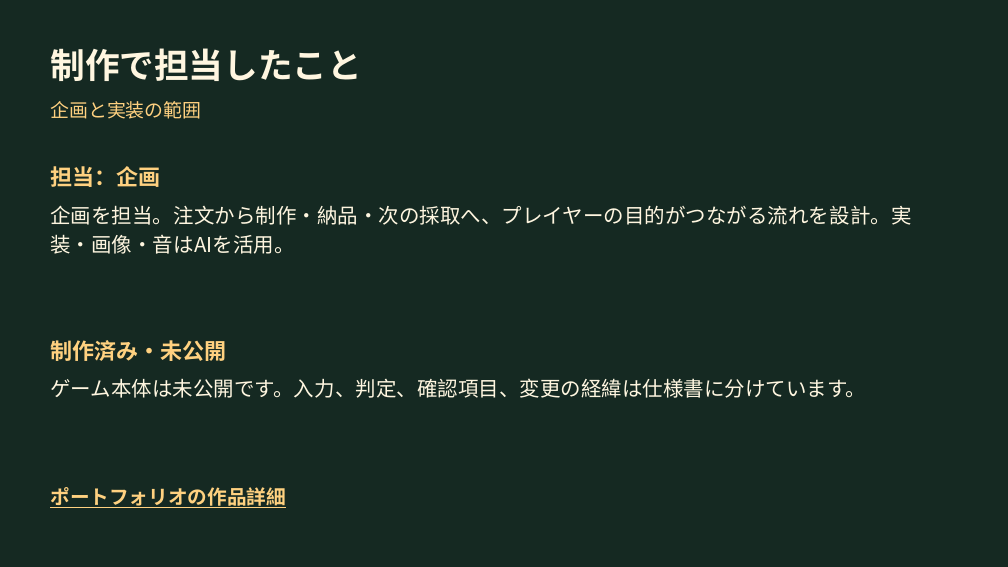
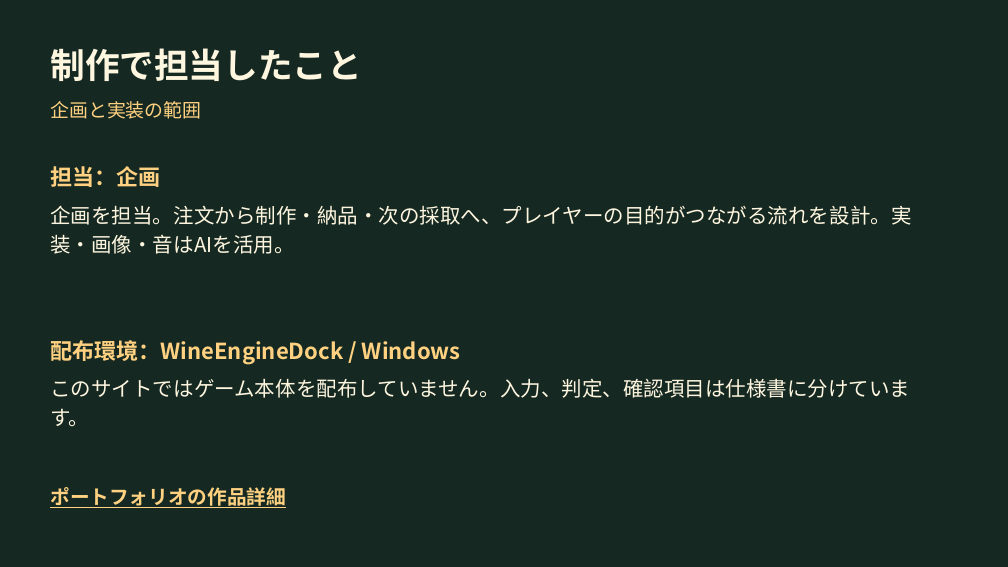
Before and after one commit to kuon-haruto/portfolio, a slide deck: slide 4 of documents/proposals/adventurers-shop_proposal.pptx. Drawn at 1008x567 pixels with LibreOffice and Linux fonts; fonts in the diff are those of the drawing. Boxes give left, top, right and bottom in pixels: in the first picture for what was removed or moved away, otherwise in the second. Text is boxed around its words. In the diff, an @@ line names an element or a change of style, - is before the commit and + after.

Commit message:
WineEngine作品の実プレイ画像と企画資料を追加
## 変更内容
- DOOR TAG、冒険者ショップ、一発調色の実画面を作品欄と企画書・仕様書に掲載
- 一発調色の企画書（PowerPoint・PDF）と仕様書（PDF）を追加し、制作人数1人を明記

```diff
--- a/documents/proposals/adventurers-shop_proposal.pptx
+++ b/documents/proposals/adventurers-shop_proposal.pptx
@@ text at (50,340,461,365): text changed @@
-制作済み・未公開
+配布環境：WineEngineDock / Windows
@@ text at (50,378,910,426): text changed @@
-ゲーム本体は未公開です。入力、判定、確認項目、変更の経緯は仕様書に分けています。
+このサイトではゲーム本体を配布していません。入力、判定、確認項目は仕様書に分けています。
```
Also in this commit, not shown: 1 other slide changed, 23 other files.
